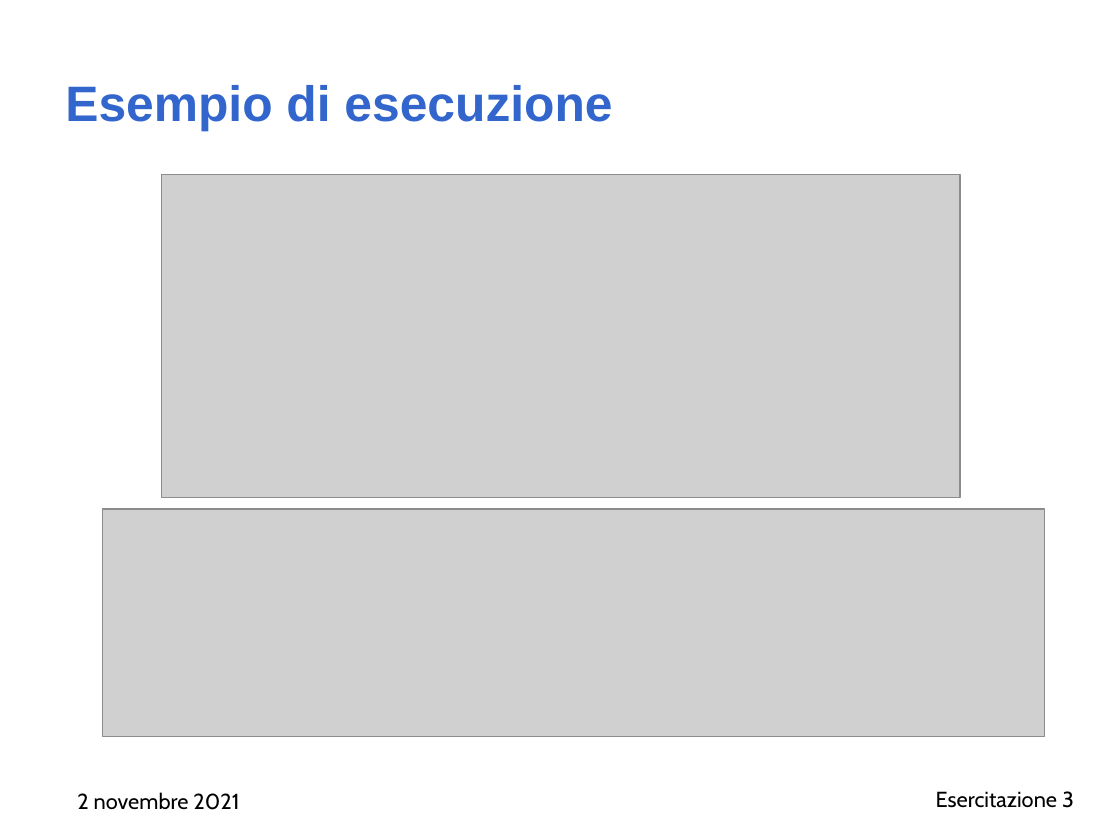
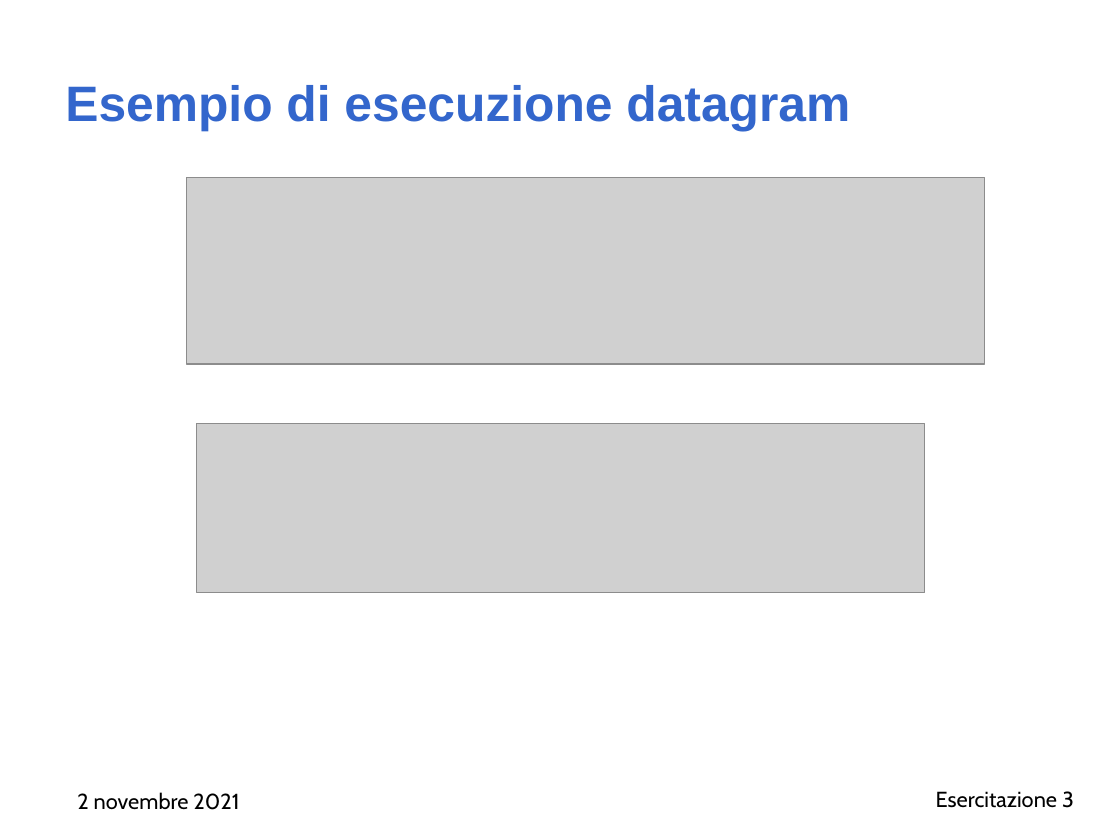
Before and after one commit to AliceTurrini/RetiCalcolatori, a slide deck: slide 8 of Es3/Presentazione_es3_2_novembre.pptx. Drawn at 1120x840 pixels with LibreOffice and Linux fonts; fonts in the diff are those of the drawing; grey boxes stand for pictures. Boxes give left, top, right and bottom in pixels: in the first picture for what was removed or moved away, otherwise in the second. Text is boxed around its words. In the diff, an @@ line names an element or a change of style, - is before the commit and + after.

```diff
--- a/Es3/Presentazione_es3_2_novembre.pptx
+++ b/Es3/Presentazione_es3_2_novembre.pptx
@@ title at [65,85,850,132]: text changed @@
-Esempio di esecuzione
+Esempio di esecuzione datagram
@@ picture: place and size @@
-picture at [161,175,960,498]
+picture at [187,177,986,364]
@@ picture added at [197,423,925,592] @@
@@ picture removed at [103,508,1045,736] @@
```
Also in this commit, not shown: 1 slide added.
